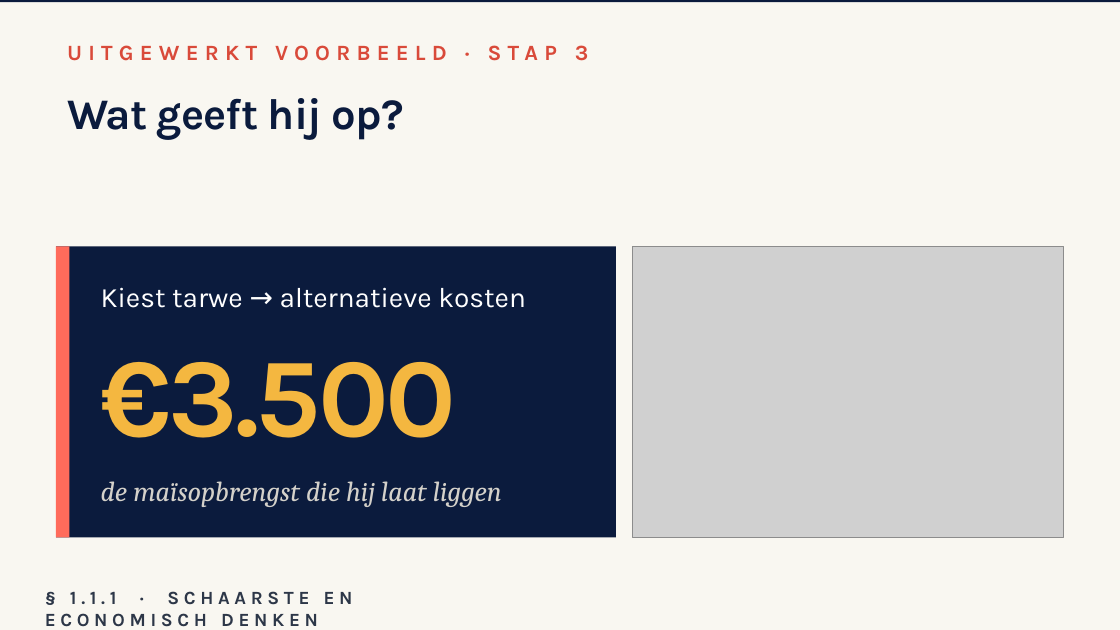
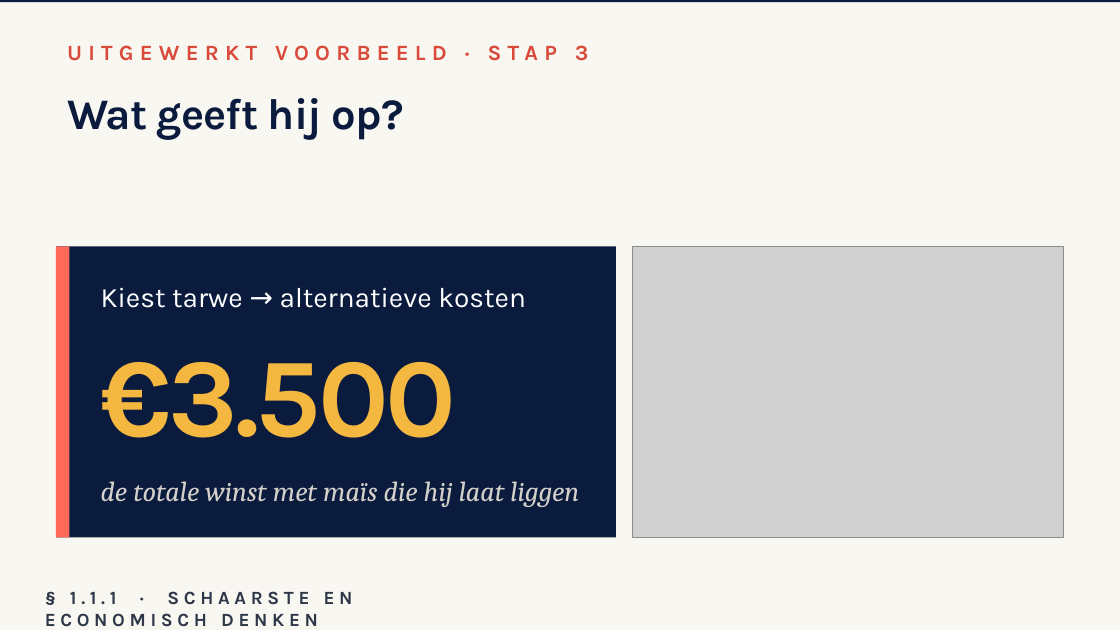
Before and after one commit to meijer1973/4veco-lessen, a slide deck: slide 7 of Boek 1 - Grondslagen, vraag en aanbod/1.1 Hoofdstuk Economisch denken en rekenen/1.1.1 Schaarste en economisch denken/1.1.1 Schaarste en economisch denken – presentatie.pptx. Drawn at 1120x630 pixels with LibreOffice and Linux fonts; fonts in the diff are those of the drawing; grey boxes stand for pictures. Boxes give left, top, right and bottom in pixels: in the first picture for what was removed or moved away, otherwise in the second. Text is boxed around its words. In the diff, an @@ line names an element or a change of style, - is before the commit and + after.

```diff
--- a/Boek 1 - Grondslagen, vraag en aanbod/1.1 Hoofdstuk Economisch denken en rekenen/1.1.1 Schaarste en economisch denken/1.1.1 Schaarste en economisch denken – presentatie.pptx
+++ b/Boek 1 - Grondslagen, vraag en aanbod/1.1 Hoofdstuk Economisch denken en rekenen/1.1.1 Schaarste en economisch denken/1.1.1 Schaarste en economisch denken – presentatie.pptx
@@ text at (101,481,579,507): text changed @@
-de maïsopbrengst die hij laat liggen
+de totale winst met maïs die hij laat liggen
```
Also in this commit, not shown: 4 other slides changed, 42 other files.
